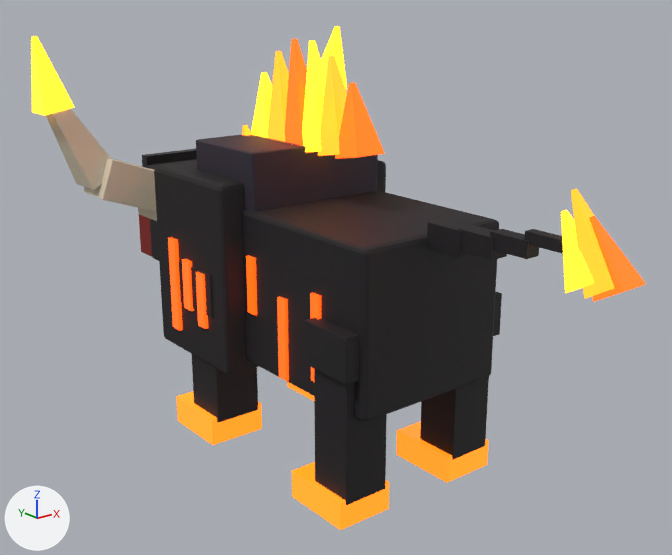
The glTF model public/models/pets/flaming-bull.glb, before and after one commit.
The view is the same before and after, from a 50 mm camera at (-1.329, -1.679, 1.113) aimed at (0.001, -0.015, 0.448). Lighting does not change. The marker at lower left points along +X, +Y and +Z. The first picture is the older version. Where no turn or scale is listed for an object, it has been applied to the vertices. Vertices at exactly the same position are counted once.

Names of what the first picture shows: 'body', 'head', 'leg.BL', 'leg.BR', 'leg.FR', 'tail' and 1 more.
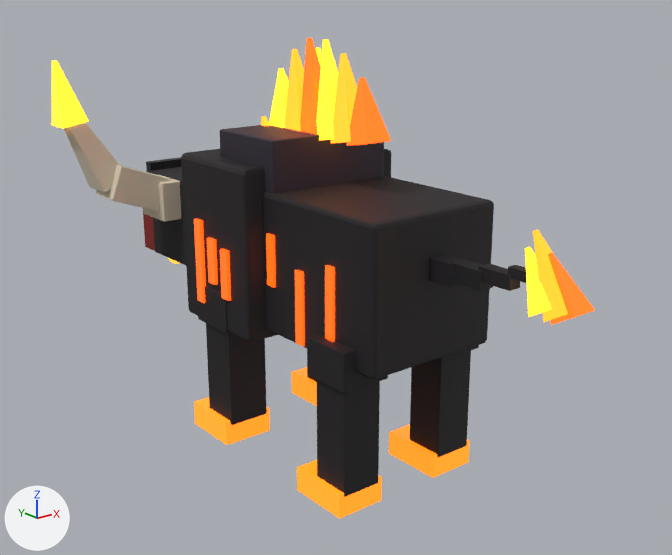
ob_root is not drawn itself; it is the parent of ob_leg_bl, ob_leg_br, ob_leg_fl, ob_leg_fr, ob_tail.

Where the newer file only moved an object's origin or applied its transform, the numbers keep the older frame.

Location of each change, [x1, y1, x2, y2] in pixels of the pictures (672 x 555 px; the box of a moved part takes in the faces that stretch with it):
```json
{"object": "body", "change": "moved, rescaled", "before": [154, 39, 499, 422], "after": [181, 38, 494, 379], "on screen": "9% narrower, 11% shorter"}
{"object": "tail", "change": "reshaped, moved, rescaled", "before": [427, 189, 646, 302], "after": [428, 229, 595, 325], "on screen": "24% narrower, 15% shorter"}
{"object": "leg.BR", "change": "moved, rescaled", "before": [292, 318, 389, 530], "after": [297, 334, 388, 518], "on screen": "6% narrower, 13% shorter"}
{"object": "head", "change": "rescaled", "before": [31, 26, 347, 261], "after": [52, 47, 322, 265], "on screen": "15% narrower, 7% shorter"}
{"object": "leg.BL", "change": "moved, rescaled", "before": [396, 292, 502, 483], "after": [389, 345, 479, 478]}
{"object": "leg.FR", "change": "moved, rescaled", "before": [176, 261, 262, 445], "after": [194, 286, 270, 445], "on screen": "11% narrower, 14% shorter"}
{"object": "leg.FL", "change": "moved, rescaled", "before": [287, 382, 314, 401], "after": [291, 349, 317, 406], "on screen": "mostly hidden before"}
{"part": 3, "of": "me_tail", "change": "moved or reshaped", "before": [427, 218, 471, 258], "after": [428, 254, 463, 288]}
{"part": 4, "of": "me_tail", "change": "moved or reshaped", "before": [458, 225, 507, 260], "after": [451, 259, 493, 291]}
{"part": 5, "of": "me_tail", "change": "moved or reshaped", "before": [490, 229, 539, 259], "after": [478, 263, 520, 291]}
{"part": 6, "of": "me_tail", "change": "moved or reshaped", "before": [524, 229, 563, 254], "after": [508, 265, 527, 283]}
```

Scene script edits in JSON lines:
```json
{"block": "me_body", "where": "# used by ob_body; location = (0.0, 0.0, 0.341)"}
{"op": "remove", "block": "me_body", "code": "me_body.from_pydata(...)  # 592 vertices, 1100 faces; spans x -0.26..0.26, y -0.354..0.538, z -0.117..0.655"}
{"op": "add", "block": "me_body", "code": "me_body.from_pydata(...)  # 592 vertices, 1100 faces; spans x -0.23..0.23, y -0.355..0.434, z -0.024..0.659"}
{"block": "me_body", "change": "me_body part 1: the whole mesh is scaled about its middle by 0.885, then moved by (0.0, -0.053, 0.049)"}
{"block": "me_head", "where": "# used by ob_head; location = (0.0, 0.446, 0.483)"}
{"op": "remove", "block": "me_head", "code": "me_head.from_pydata(...)  # 672 vertices, 1268 faces; spans x -0.47..0.47, y -0.097..0.391, z -0.196..0.517"}
{"op": "add", "block": "me_head", "code": "me_head.from_pydata(...)  # 672 vertices, 1268 faces; spans x -0.415..0.415, y -0.051..0.38, z -0.174..0.456"}
{"block": "me_head", "change": "me_head part 2: the whole mesh is scaled about its middle by 0.885, then moved by (0.0, 0.017, -0.019)"}
{"block": "me_tail", "where": "# used by ob_tail; parent = ob_root; location = (0.0, -0.44, 0.68); scale = (0.0622, 0.103, 0.0622)"}
{"op": "remove", "block": "me_tail", "code": "me_tail.from_pydata(...)  # 287 vertices, 546 faces; spans x -0.6..0.6, y -4.68..0.45, z -0.57..2.68"}
{"op": "add", "block": "me_tail", "code": "me_tail.from_pydata(...)  # 287 vertices, 546 faces; spans x -0.6..0.6, y -4.68..0.07, z -0.57..2.68"}
{"block": "me_tail", "change": "me_tail part 3: the loose piece of 56 vertices spanning x -0.5..0.5, y -0.55..0.45, z -0.5..0.5 is moved by (0.0, -0.39, 0.02)"}
{"block": "me_tail", "change": "me_tail part 4: the loose piece of 56 vertices spanning x -0.41..0.41, y -1.41..-0.41, z -0.27..0.54 is moved by (0.0, -0.39, 0.02)"}
{"block": "me_tail", "change": "me_tail part 5: the loose piece of 56 vertices spanning x -0.31..0.31, y -2.28..-1.28, z 0.08..0.7 is moved by (0.0, -0.39, 0.02)"}
{"block": "me_tail", "change": "me_tail part 6: the loose piece of 47 vertices spanning x -0.22..0.22, y -3.15..-2.15, z 0.56..1.0 is moved by (0.0, -0.39, 0.02)"}
{"op": "set", "path": "ob_root.location", "old": "(0.0, 0.0, 0.0201)", "new": "(0.0, 0.0, 0.0177)"}
{"op": "set", "path": "ob_root.scale", "old": "(0.891, 0.891, 0.891)", "new": "(0.788, 0.788, 0.788)"}
```
